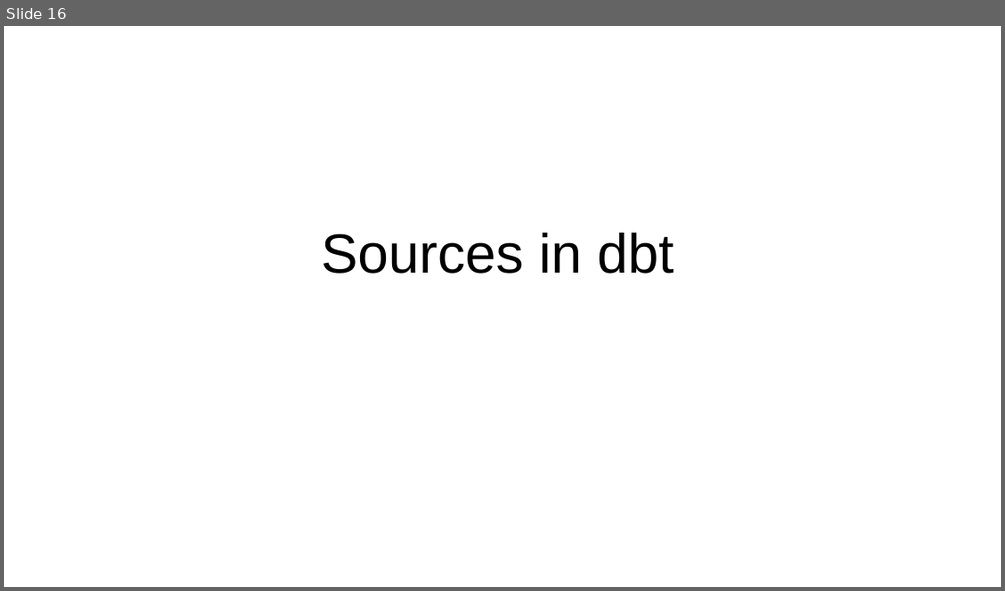
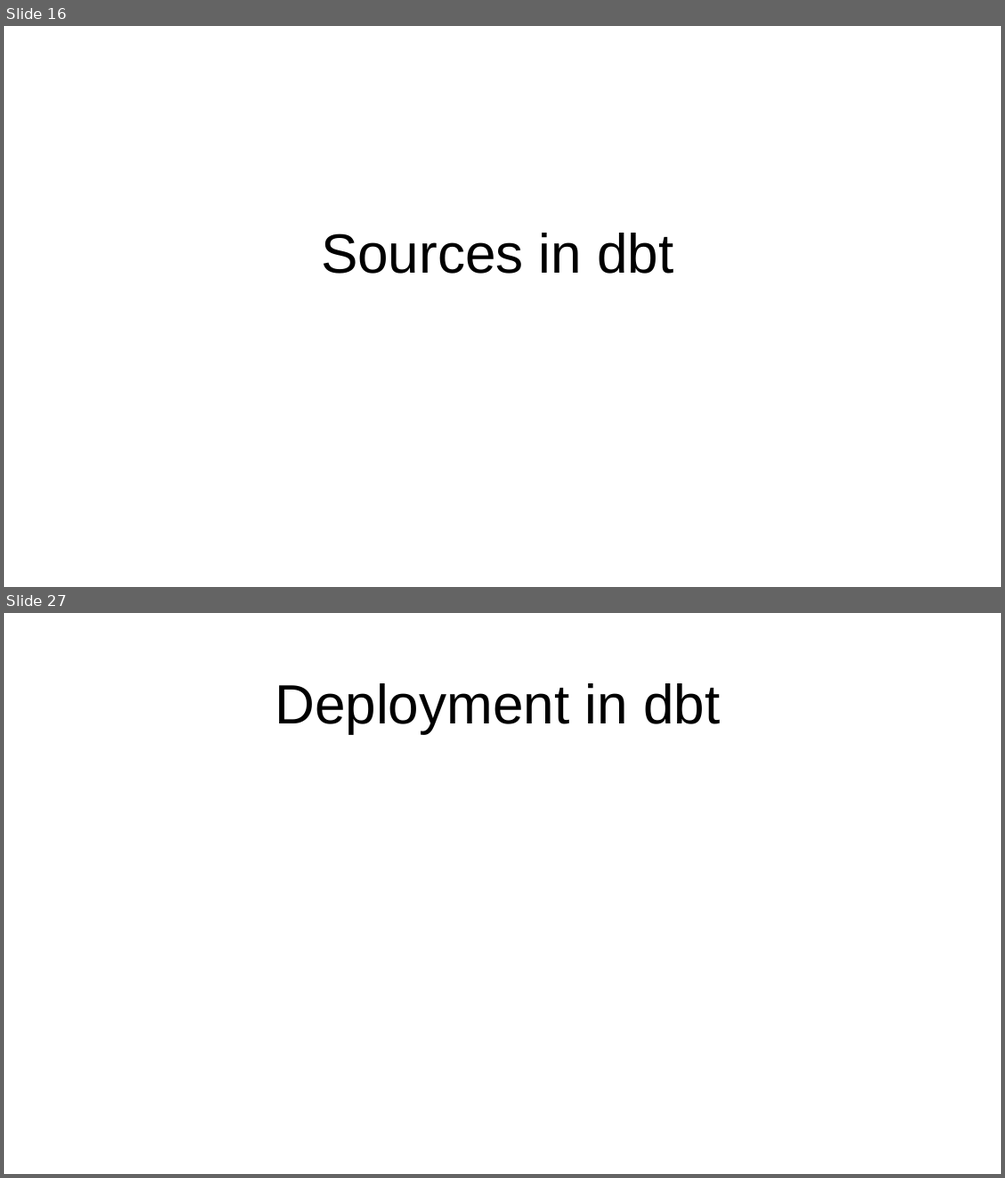
Before and after one commit to mossdet/dlp_data_eng, a slide deck: Notes/04_01_Analytics_Engineering.odp. Shown one above the other, each under a label of ours: slide 16 before the commit, slides 16 and 27 after it; the slides between them are not shown. The pictures are 1005x591 and 1005x1178 pixels, drawn with LibreOffice and Linux fonts; fonts in the diff are those of the drawing. Boxes give left, top, right and bottom in pixels: in the first picture for what was removed or moved away, otherwise in the second. Text is boxed around its words. In the diff, an @@ line names an element or a change of style, - is before the commit and + after.

```diff
--- a/Notes/04_01_Analytics_Engineering.odp
+++ b/Notes/04_01_Analytics_Engineering.odp
@@ slide 27 added at [4,613,1001,1174], background #FFFFFF @@
@@ title added at [275,683,720,733], 44 pt, text #000000 @@
+Deployment in dbt
```
Also in this commit, not shown: 12 other slides added, 1 slide removed, 1 other file.
